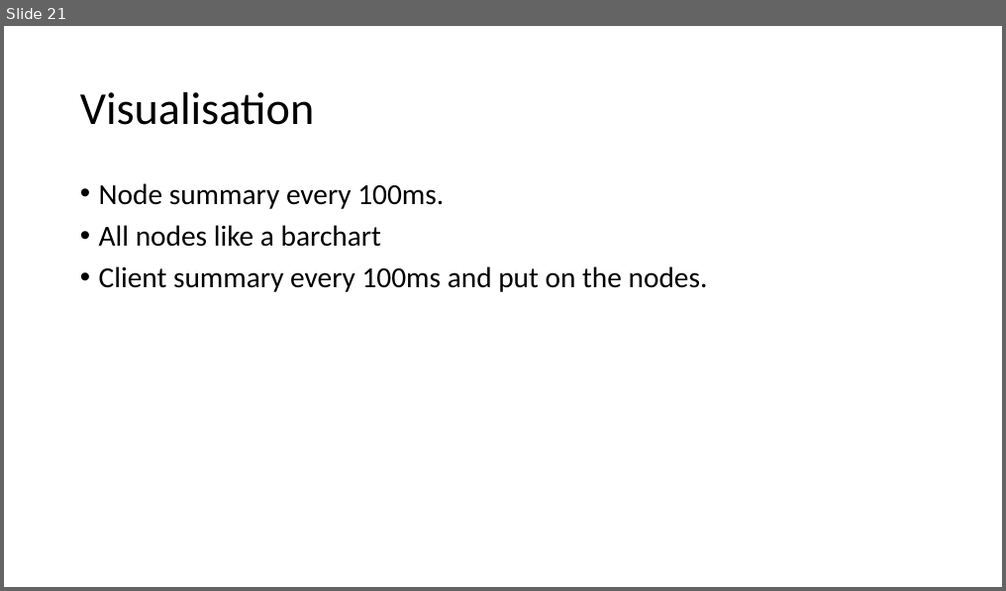
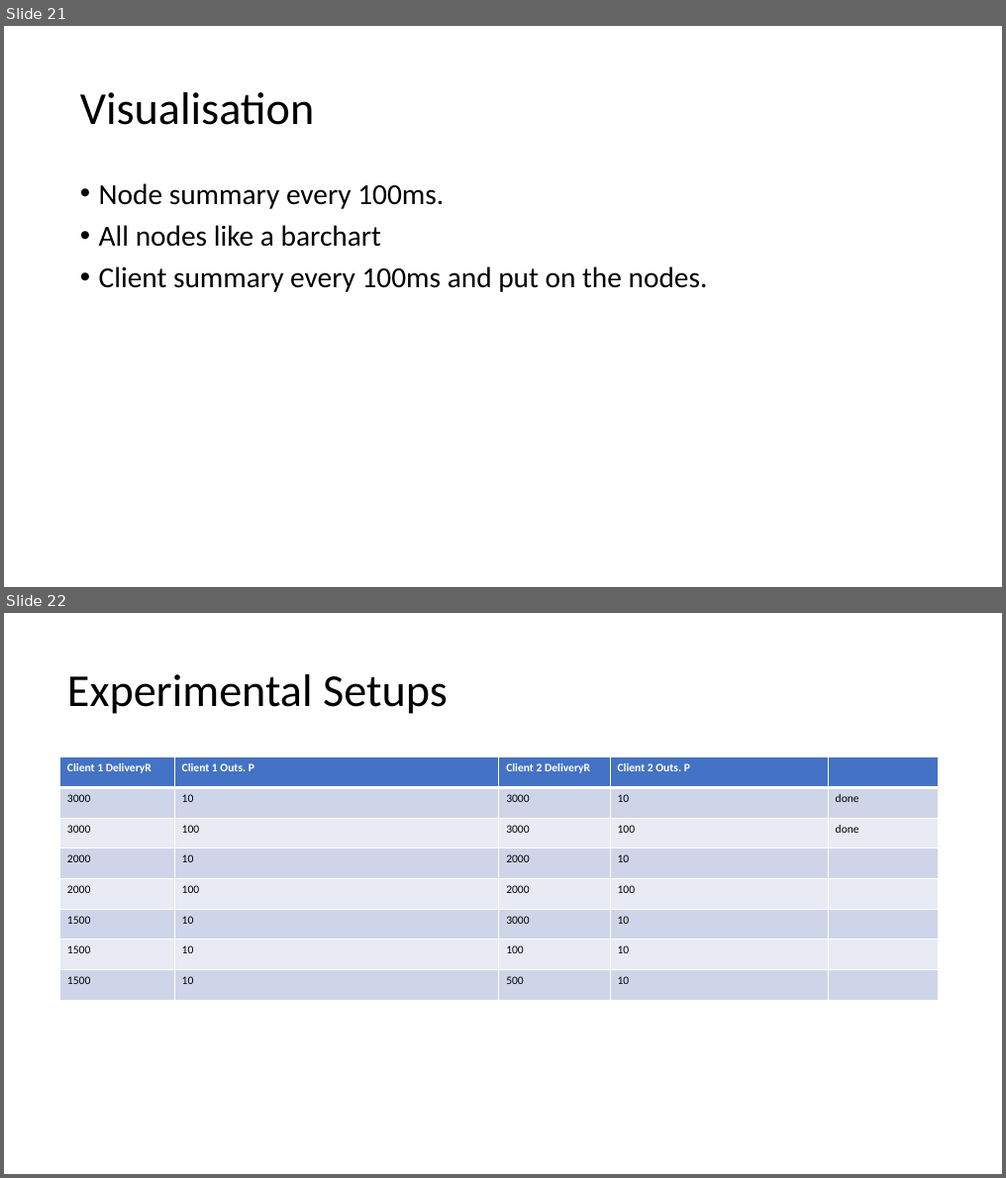
Before and after one commit to adhocmaster/pyns, a slide deck: doc/plan.pptx. Shown one above the other, each under a label of ours: slide 21 before the commit, slides 21 and 22 after it. The pictures are 1006x591 and 1006x1178 pixels, drawn with LibreOffice and Linux fonts; fonts in the diff are those of the drawing. Boxes give left, top, right and bottom in pixels: in the first picture for what was removed or moved away, otherwise in the second. Text is boxed around its words. In the diff, an @@ line names an element or a change of style, - is before the commit and + after.

```diff
--- a/doc/plan.pptx
+++ b/doc/plan.pptx
@@ slide 22 added at (4, 613, 1002, 1174), background #FFFFFF @@
@@ title added at (67, 674, 448, 714), 44 pt, text #000000 @@
+Experimental Setups
@@ table added at (60, 758, 939, 1000), 8 rows, 5 columns @@
+Client 1 DeliveryR | Client 1 Outs. P | Client 2 DeliveryR | Client 2 Outs. P | 
+3000 | 10 | 3000 | 10 | done
+3000 | 100 | 3000 | 100 | done
+2000 | 10 | 2000 | 10 | 
+2000 | 100 | 2000 | 100 | 
+1500 | 10 | 3000 | 10 | 
+1500 | 10 | 100 | 10 | 
+1500 | 10 | 500 | 10 | 
```
Also in this commit, not shown: 7 other slides added, 7 other files.
